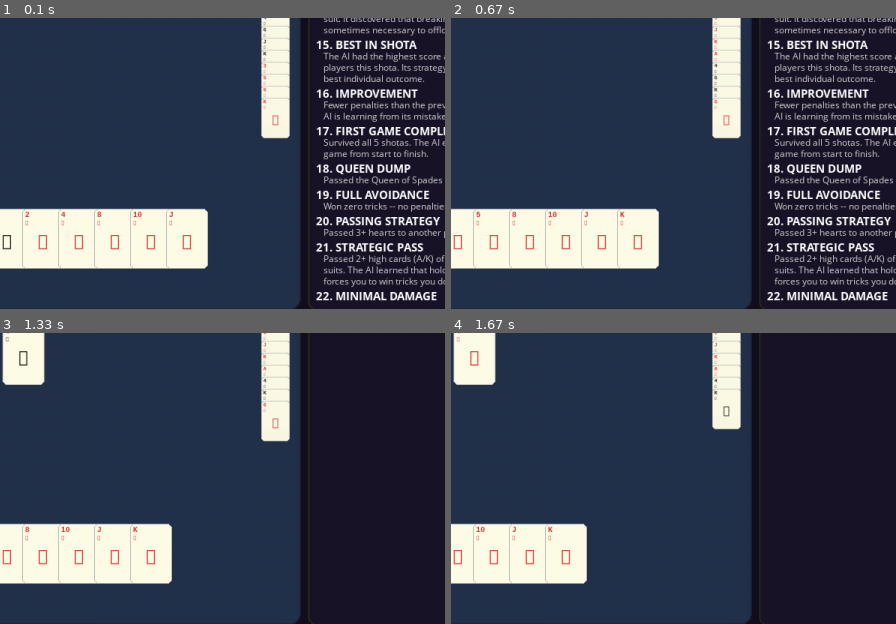
Above: before the commit, frames 1-4 (two rows, left to right).
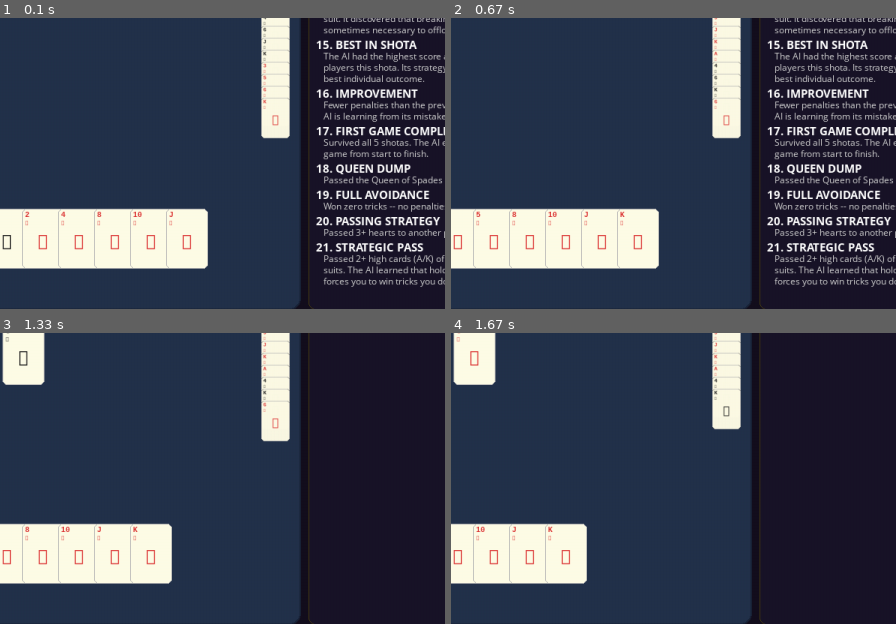
Above: after the commit, the same moments.

Repository: aamagzoub/engineering-intelligence
Game: pygame game, started from gui_hearts_discovery/main.py
Two runs of this game, one before a commit and one after it. Both use one fixed random seed, a clock stepped at 60 frames per second and the inputs below.
Inputs:
- Up to frame 1 (0.1 s): no input
- Up to frame 2 (0.67 s): click "Watch Auto" at 0.38 s
- Up to frame 3 (1.33 s): click "Random-3" at 0.72 s; click "Taker: Random-2" at 1.05 s
- Up to frame 4 (1.67 s): hold Up from 1.33 s (still down); tap Space at 1.4 s
The pictures show only the part of the screen within x 41-91%, y 49-99%; the shares and areas given below are measured in that part.

The runs differ from the first frame. In frame 1, 0.6% of the frame differs, in the area x 71-99%, y 94-98%; in frame 2, 0.6%; in frame 3, nothing differs; in frame 4, nothing differs.

Commit message:
Fix title-without-description: skip rendering if no room for both

Diff:
--- a/gui_hearts_discovery/main.py
+++ b/gui_hearts_discovery/main.py
@@ -1894,6 +1894,10 @@
                 num = start_num + i
                 is_latest = (disc_scroll == 0 and i == len(visible) - 1)
 
+                # Don't render title if there's no room for at least one desc line too.
+                if y + 18 + 15 > disc_rect.bottom - 15:
+                    break
+
                 title_color = (100, 255, 100) if is_latest else (255, 255, 255)
                 title_line = f"{num}. {title_text}"
                 title_surf = self.fonts["large"].render(title_line, True, title_color)
--- a/gui_wist_discovery/main.py
+++ b/gui_wist_discovery/main.py
@@ -929,6 +929,11 @@
             for i, (title_text, desc_text) in enumerate(visible):
                 num = start_num + i
                 is_latest = (disc_scroll == 0 and i == len(visible) - 1)
+
+                # Don't render title if there's no room for at least one desc line too.
+                if y + 18 + 15 > disc_rect.bottom - 15:
+                    break
+
                 title_color = (100, 255, 100) if is_latest else (255, 255, 255)
                 self.screen.blit(self.fonts["large"].render(
                     f"{num}. {title_text}", True, title_color), (px + 10, y))
